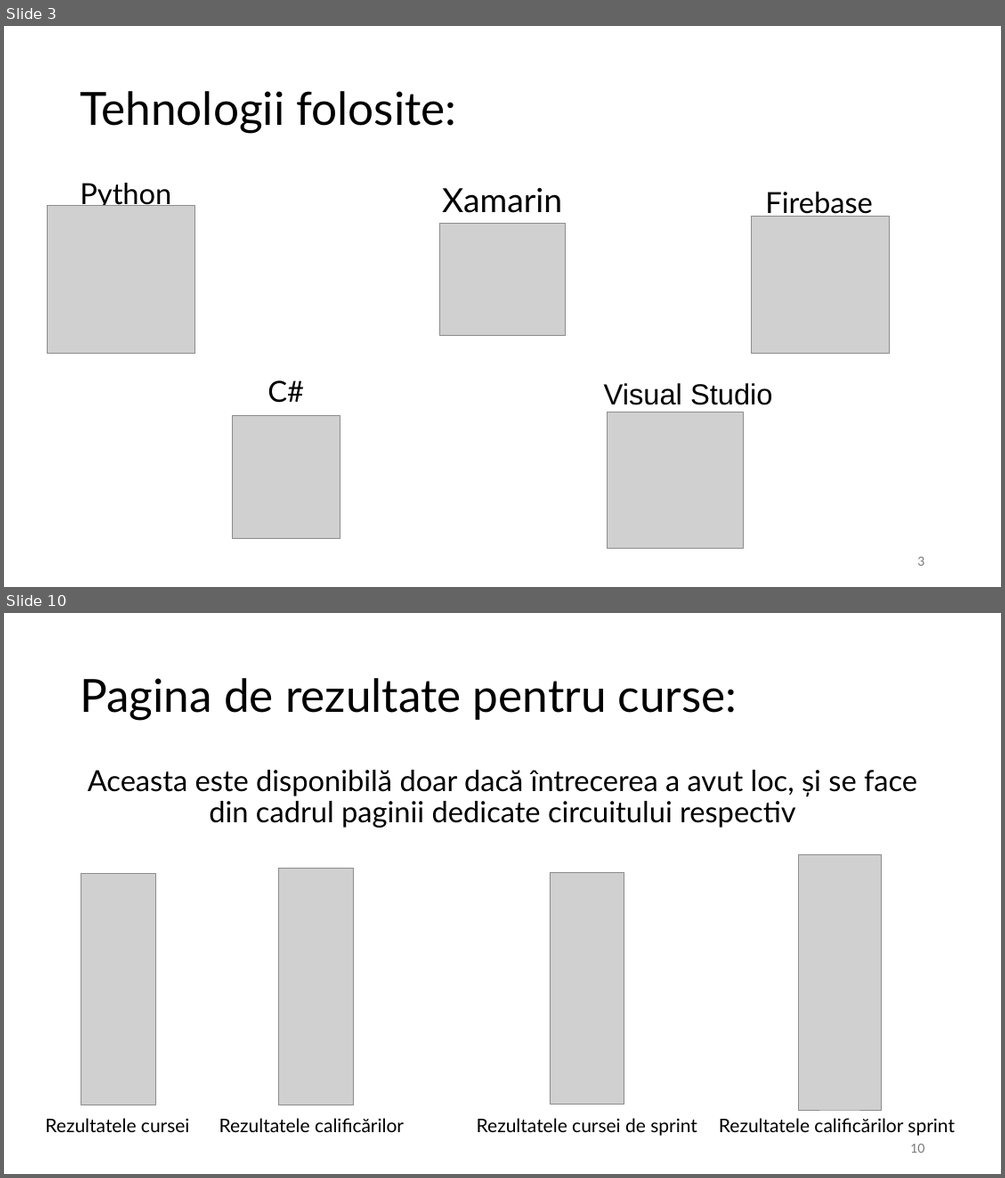
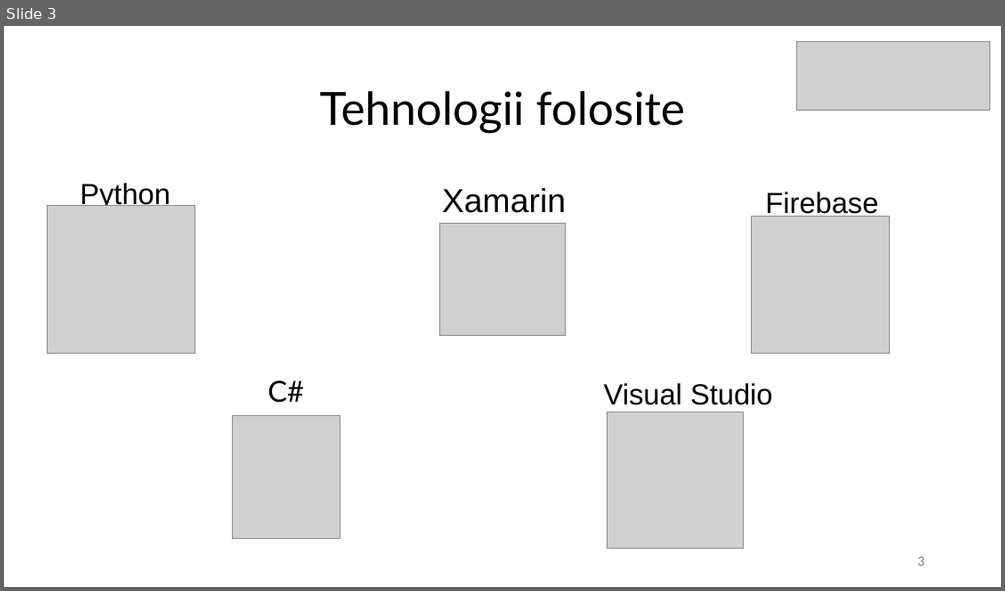
Before and after one commit to Patey0911/Licenta, a slide deck: Mihaly_Bogdan-Matei.pptx. Shown one above the other, each under a label of ours: slides 3 and 10 before the commit, slide 3 after it; the slides between them are not shown. The pictures are 1005x1178 and 1005x591 pixels, drawn with LibreOffice and Linux fonts; fonts in the diff are those of the drawing; grey boxes stand for pictures. Boxes give left, top, right and bottom in pixels: in the first picture for what was removed or moved away, otherwise in the second. Text is boxed around its words. In the diff, an @@ line names an element or a change of style, - is before the commit and + after.

```diff
--- a/Mihaly_Bogdan-Matei.pptx
+++ b/Mihaly_Bogdan-Matei.pptx
@@ slide 10 removed at (4,613,1001,1174), background #FFFFFF @@
@@ title removed at (80,678,737,720) @@
-Pagina de rezultate pentru curse:
@@ text removed at (88,770,917,827) @@
-Aceasta este disponibilă doar dacă întrecerea a avut loc, și se face din cadrul paginii dedicate circuitului respectiv
@@ picture removed at (81,873,156,1104) @@
@@ picture removed at (279,868,354,1104) @@
@@ picture removed at (550,873,624,1104) @@
@@ picture removed at (799,854,882,1110) @@
@@ text removed at (45,1118,190,1132) @@
-Rezultatele cursei
@@ text removed at (219,1118,404,1132) @@
-Rezultatele calificărilor
@@ text removed at (477,1118,697,1135) @@
-Rezultatele cursei de sprint
@@ text removed at (719,1118,955,1135) @@
-Rezultatele calificărilor sprint
@@ page number removed at (910,1143,924,1152) @@
-10
@@ slide 3 changed as well @@
@@ picture added at (797,42,990,110) @@
@@ title at (320,91,685,133): text changed @@
-Tehnologii folosite:
+Tehnologii folosite
@@ font Lato to Arial in 3 elements at (80,183,170,209), (442,188,566,213), (765,192,878,218) @@
```
Also in this commit, not shown: 3 other slides changed, 5 slides added, 11 other slides removed, 7 other files.
